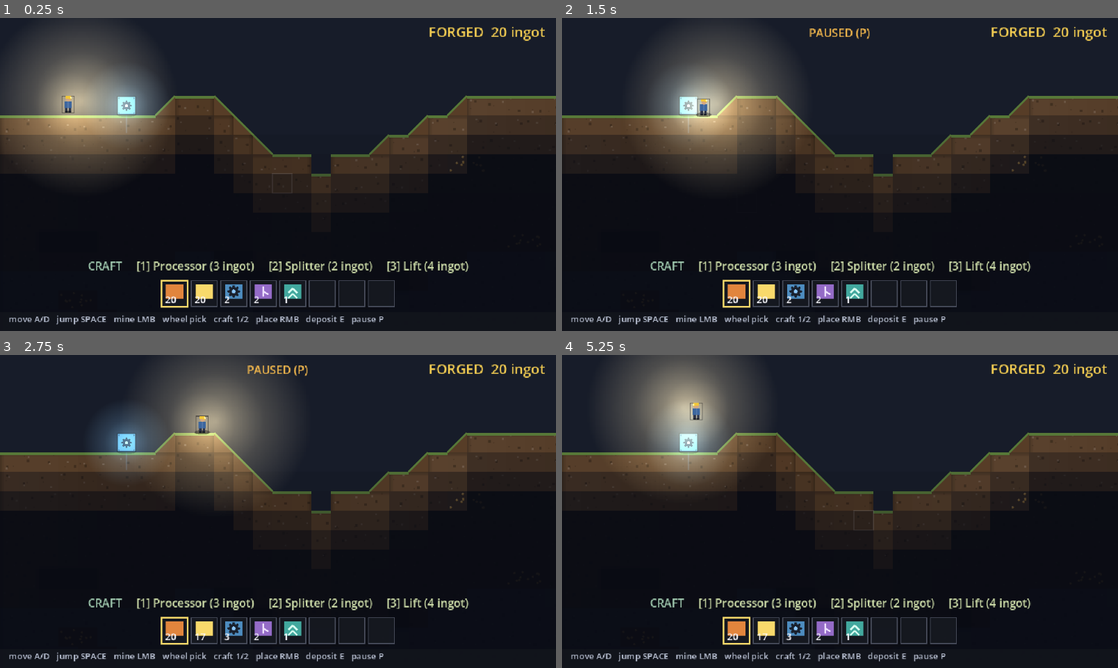
Above: before the commit, frames 1-4 (two rows, left to right).
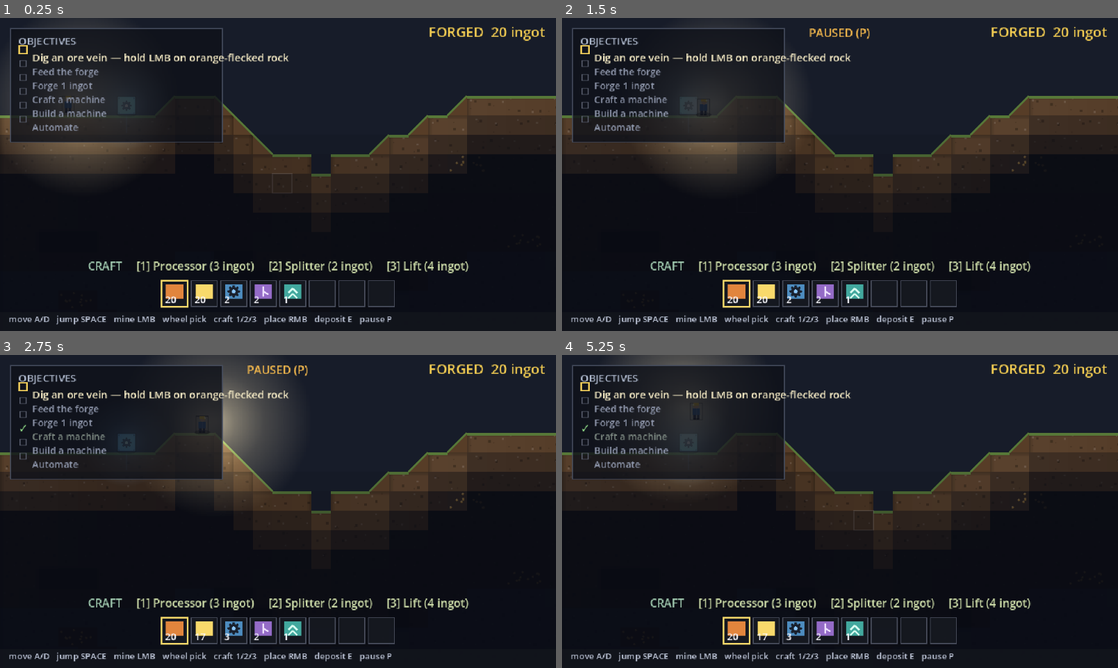
Above: after the commit, the same moments.

Repository: teohondascully/sinkforge
Game: Godot game, scene res://scenes/main.tscn
The game is run twice, just before and just after one commit, with the same random seed, the same clock (stepped at 60 frames per second) and the same inputs.
Inputs (mouse positions are in pixels of both pictures, inside the frame that each line leads up to):
- Up to frame 1 (0.25 s): no input
- Up to frame 2 (1.5 s): tap Enter at 0.5 s; move the mouse to (962, 158) at 0.52 s; hold Right 0.53-1.25 s; tap P at 0.6 s; click (962, 158) at 0.67 s; tap Space at 0.77 s; drag from (728, 190) to (812, 237) at 1.27 s
- Up to frame 3 (2.75 s): tap Space at 2 s; move the mouse to (333, 442) at 2.02 s; hold Right from 2.03 s (still down); tap 1 at 2.1 s
- Up to frame 4 (5.25 s): release Right at 2.75 s; drag from (812, 574) to (673, 464) at 2.77 s; tap Enter at 3.5 s; move the mouse to (1006, 558) at 3.52 s; hold Left 3.53-4.25 s; tap E at 3.6 s; tap Space at 3.77, 5 s; drag from (673, 464) to (756, 433) at 4.27 s; move the mouse to (867, 511) at 5.02 s; hold Left from 5.03 s (still down); tap P at 5.1 s; click (867, 511) at 5.17 s

The runs differ from the first frame. In frame 1, 11% of the frame differs, in the area x 1-71%, y 3-98%; in frame 2, 11%; in frame 3, 9.8%; in frame 4, 11%.

Commit message:
legibility: objectives tutorial chain — the "how do I play?" signpost (#3)
An ordered, sim-reading guide that walks a new player through the whole loop
dig→feed→forge→craft→build→automate (the VIBE_GAP #8 indictment: "the payoff is
unreachable without a dev explaining it"). Representation-only — reads the sim,
never enters the tick; delete it and production is identical.

- scenes/objectives.gd (Objectives, RefCounted): the chain. Measures SESSION
 DELTAS off a baseline snapshot so it guides correctly even with the dev-start
 kit pre-stocking the pack; completions LATCH so transient buffer/ground states
 still count.
- HUD: top-left OBJECTIVES panel — current step bright with its goal, done steps
 ticked + dimmed, future steps muted; collapses + auto-hides when complete.
 Added a shared _panel() backing (start of the UI skin).
- main: builds the tracker after world seed (baseline includes the kit), refreshes
 it each frame, hands it to the HUD. Fixed the controls hint (craft 1/2/3).

Harness: sim ALL PASS, 5/5 play-goals MET, motion in tolerance, no walk snaps,
visual capture confirms the panel.

Diff:
--- a/scenes/hud.gd
+++ b/scenes/hud.gd
@@ -11,6 +11,8 @@
 var sim: FactorySim
 var _font: Font = ThemeDB.fallback_font
 var paused_getter: Callable
+## The tutorial chain (representation-layer legibility — answers "how do I play?"). Set by MainView.
+var objectives: Objectives
 ## Craftable machines for the CRAFT strip (set by MainView): [{name: String, cost: {item->count}}].
 var craft_options: Array[Dictionary] = []
 ## Machine item id -> {color: Color, tag: String}, so machine items in the hotbar read as machines.
@@ -30,15 +32,74 @@
 	var fw: float = _font.get_string_size(forged, HORIZONTAL_ALIGNMENT_LEFT, -1, 16).x
 	draw_string(_font, Vector2(CANVAS.x - fw - 12.0, 22), forged,
 		HORIZONTAL_ALIGNMENT_LEFT, -1, 16, Color(0.95, 0.80, 0.32))
+	_draw_objectives()  # the tutorial chain, top-left — the "how do I play?" signpost
 	_draw_craft()       # now sits just above the hotbar (crafting next to the pack — Factorio-like)
 	_draw_inventory()
 	draw_rect(Rect2(0.0, CANVAS.y - 22.0, CANVAS.x, 22.0), Color(0.07, 0.08, 0.11, 0.9))  # controls backing
 	draw_string(_font, Vector2(10, CANVAS.y - 10),
-		"move A/D   jump SPACE   mine LMB   wheel pick   craft 1/2   place RMB   deposit E   pause P",
+		"move A/D   jump SPACE   mine LMB   wheel pick   craft 1/2/3   place RMB   deposit E   pause P",
 		HORIZONTAL_ALIGNMENT_LEFT, -1, 10, Color(0.75, 0.78, 0.85))
 	if paused_getter.is_valid() and bool(paused_getter.call()):
 		draw_string(_font, Vector2(CANVAS.x * 0.5 - 36.0, 22), "PAUSED (P)",
 			HORIZONTAL_ALIGNMENT_LEFT, -1, 13, Color(0.95, 0.72, 0.30))
+
+
+## The OBJECTIVES panel (top-left) — the signposted path through the loop. The current step is
+## bright with its goal chip; done steps get a green tick and dim out; future steps stay muted. When
+## the whole chain is finished it collapses to a short "all set" line, then auto-hides after a few
+## seconds (the Guide stops nagging). Pure read of the Objectives tracker — no sim mutation.
+func _draw_objectives() -> void:
+	if objectives == null:
+		return
+	var cur: int = objectives.current_index()
+	# Finished + lingered long enough → don't draw at all (keep the playfield clean for veterans).
+	if objectives.all_done() and objectives.done_for() > 6.0:
+		return
+	var pad: float = 9.0
+	var line_h: float = 16.0
+	var pos := Vector2(12.0, 12.0)
+	if objectives.all_done():
+		var w: float = 232.0
+		_panel(Rect2(pos, Vector2(w, 30.0)))
+		draw_string(_font, pos + Vector2(pad, 20.0), "✓  All set — keep digging deeper.",
+			HORIZONTAL_ALIGNMENT_LEFT, -1, 13, Color(0.62, 0.86, 0.58))
+		return
+	var rows: int = objectives.steps.size()
+	var width: float = 244.0
+	var height: float = 26.0 + float(rows) * line_h + pad
+	_panel(Rect2(pos, Vector2(width, height)))
+	draw_string(_font, pos + Vector2(pad, 19.0), "OBJECTIVES",
+		HORIZONTAL_ALIGNMENT_LEFT, -1, 12, Color(0.70, 0.74, 0.82))
+	var y: float = pos.y + 26.0 + 12.0
+	for i: int in rows:
+		var step: Dictionary = objectives.steps[i]
+		var done: bool = objectives.is_done(step["id"])
+		var is_cur: bool = i == cur
+		var box := Vector2(pos.x + pad, y - 9.0)
+		# Checkbox: filled green tick when done, bright hollow ring when current, muted dot otherwise.
+		if done:
+			draw_string(_font, box, "✓", HORIZONTAL_ALIGNMENT_LEFT, -1, 13, Color(0.55, 0.84, 0.52))
+		elif is_cur:
+			draw_rect(Rect2(box + Vector2(1.0, -9.0), Vector2(9.0, 9.0)), Color(0.96, 0.82, 0.36), false, 1.5)
+		else:
+			draw_rect(Rect2(box + Vector2(2.0, -8.0), Vector2(7.0, 7.0)), Color(0.34, 0.36, 0.42), false, 1.0)
+		var label: String = str(step["label"]) if is_cur else str(step["goal"])
+		var col: Color
+		if done:
+			col = Color(0.50, 0.55, 0.52)        # completed — dim
+		elif is_cur:
+			col = Color(0.97, 0.93, 0.78)        # active — bright
+		else:
+			col = Color(0.55, 0.58, 0.66)        # upcoming — muted
+		draw_string(_font, Vector2(pos.x + pad + 16.0, y), label,
+			HORIZONTAL_ALIGNMENT_LEFT, -1, 12 if is_cur else 11, col)
+		y += line_h
+
+
+## A framed translucent panel backing (shared by HUD widgets — the start of the UI skin).
+func _panel(rect: Rect2) -> void:
+	draw_rect(rect, Color(0.06, 0.07, 0.10, 0.82))
+	draw_rect(rect, Color(0.28, 0.31, 0.38, 0.9), false, 1.0)
 
 
 ## The CRAFT strip — 1 Processor (3 ingot)  2 Splitter (2 ingot) — press the number to craft one
--- a/scenes/main.gd
+++ b/scenes/main.gd
@@ -47,6 +47,8 @@
 var _particles := Particles.new()
 var _shake: float = 0.0            ## current screenshake magnitude (px), decays each frame
 var _step_dist: float = 0.0       ## accumulated walk distance, for periodic footstep dust
+## The tutorial chain (representation-layer legibility — the "how do I play?" signpost). Reads the sim.
+var _objectives: Objectives
 
 
 func _ready() -> void:
@@ -99,6 +101,10 @@
 	hud.craft_options = craft_opts
 	hud.machine_icons = machine_icons
 	hud.inv_selected_getter = func() -> int: return _inv_selected
+	# Tutorial chain — built AFTER the world is seeded (so its baseline includes any dev-start kit) and
+	# handed to the HUD to render. It only reads the sim; MainView refreshes it each frame.
+	_objectives = Objectives.new(sim)
+	hud.objectives = _objectives
 	layer.add_child(hud)
 	add_child(layer)
 
@@ -147,6 +153,8 @@
 		_collect_ground_under_player()
 	_update_mining(delta)  # refreshes _aim from the mouse
 	_update_juice(delta)
+	if _objectives != null:
+		_objectives.refresh(delta)
 	# Push the cursor + its computed affordances to the view (it can't derive reach/placeable itself).
 	_renderer.set_aim(_aim, _can_reach(_aim), _placeable(_aim), _selected_machine_def())
 
--- /dev/null
+++ b/scenes/objectives.gd
@@ -0,0 +1,96 @@
+class_name Objectives
+extends RefCounted
+
+## REPRESENTATION-LAYER legibility (NOT sim): an ordered tutorial chain that walks a new player through
+## the whole loop dig→feed→forge→craft→build→automate — the direct answer to "how do I actually play?"
+## (the VIBE_GAP #8 indictment). It READS the sim only (never mutates, never enters the tick), so deleting
+## it changes no production number.
+##
+## It measures SESSION DELTAS from a baseline snapshot taken at construction (lifetime counters minus
+## their start value), so it still guides correctly even when the dev-start kit pre-stocks the pack — you
+## must actually mine/feed/craft THIS session for a step to tick. Completions LATCH: a transient state
+## (ore sitting in a buffer, a pile on the ground) still counts once seen, so steps never un-complete.
+
+var sim: FactorySim
+var _base_produced: Dictionary = {}
+var _base_consumed: Dictionary = {}
+var _base_machines: int = 0
+var _done: Dictionary = {}              ## step id -> true once achieved (latched)
+var _all_done_time: float = -1.0        ## seconds the chain has been fully complete (for HUD auto-hide)
+
+## The chain. Each step: stable id, an imperative label (what to DO), and a short goal tag (the win
+## condition, shown as the chip). Order IS the tutorial path. Predicates live in `_achieved`.
+var steps: Array[Dictionary] = [
+	{"id": &"mine",  "label": "Dig an ore vein — hold LMB on orange-flecked rock", "goal": "Mine 3 ore"},
+	{"id": &"feed",  "label": "Carry ore to the forge and press E to feed it",     "goal": "Feed the forge"},
+	{"id": &"forge", "label": "Let the forge smelt your ore into an ingot",        "goal": "Forge 1 ingot"},
+	{"id": &"craft", "label": "Press 1 to craft a Processor from ingots",          "goal": "Craft a machine"},
+	{"id": &"build", "label": "Place it with RMB on open ground below",            "goal": "Build a machine"},
+	{"id": &"auto",  "label": "Watch product fall & pile up — walk over to grab it", "goal": "Automate"},
+]
+
+
+func _init(factory: FactorySim) -> void:
+	sim = factory
+	_base_produced = factory.total_produced.duplicate()
+	_base_consumed = factory.total_consumed.duplicate()
+	_base_machines = factory.machines.size()
+
+
+## Call every frame: latch any newly-achieved step. Cheap (a handful of dict reads).
+func refresh(delta: float) -> void:
+	for step: Dictionary in steps:
+		var id: StringName = step["id"]
+		if not _done.has(id) and _achieved(id):
+			_done[id] = true
+	if all_done():
+		_all_done_time = (_all_done_time if _all_done_time >= 0.0 else 0.0) + delta
+
+
+## Index of the current (first incomplete) step, or steps.size() if the whole chain is done.
+func current_index() -> int:
+	for i: int in steps.size():
+		if not _done.has(steps[i]["id"]):
+			return i
+	return steps.size()
+
+
+func is_done(id: StringName) -> bool:
+	return _done.has(id)
+
+
+func all_done() -> bool:
+	return _done.size() >= steps.size()
+
+
+## Seconds since the chain finished (HUD fades the panel out after a beat). -1 until complete.
+func done_for() -> float:
+	return _all_done_time
+
+
+# --- predicates (session deltas over the sim's lifetime counters) ---------------------------------
+
+func _achieved(id: StringName) -> bool:
+	match id:
+		&"mine":  return _produced(&"ore") >= 3
+		&"feed":  return _any_input() or _consumed(&"ore") >= 1   # fed OR already smelting
+		&"forge": return _produced(&"ingot") >= 1
+		&"craft": return _consumed(&"ingot") >= 1                 # only crafting spends ingots
+		&"build": return sim.machines.size() - _base_machines >= 1
+		&"auto":  return not sim.ground.is_empty()                # gravity dropped product into a pile
+	return false
+
+
+func _produced(item: StringName) -> int:
+	return int(sim.total_produced.get(item, 0)) - int(_base_produced.get(item, 0))
+
+
+func _consumed(item: StringName) -> int:
+	return int(sim.total_consumed.get(item, 0)) - int(_base_consumed.get(item, 0))
+
+
+func _any_input() -> bool:
+	for m: MachineState in sim.machines:
+		if not m.input_buffer.is_empty():
+			return true
+	return false
Not shown, added: scenes/objectives.gd.uid
